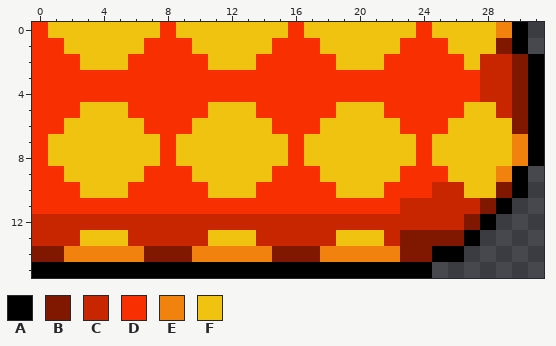
Edited in one commit: pixel-art sprite (Crisp Skies/block-761.png). Above: the version before the commit.
The file is 64x32 pixels, drawn in blocks of 2x2; one block is one cell here.
Palette (. is transparent): A #000000  B #801800  C #c82600  D #f82f00  E #f0820d  F #efc30f
Pixels before, first column x 0:
 0 DFFFFFFFDFFFFFFFDFFFFFFFDFFFFEA.
 1 DDFFFFFDDDFFFFFDDDFFFFFDDDFFFBA.
 2 DDDFFFDDDDDFFFDDDDDFFFDDDDDFCCBA
 3 DDDDDDDDDDDDDDDDDDDDDDDDDDDDCCBA
 4 DDDDDDDDDDDDDDDDDDDDDDDDDDDDCCBA
 5 DDDFFFDDDDDFFFDDDDDFFFDDDDDFFCBA
 6 DDFFFFFDDDFFFFFDDDFFFFFDDDFFFFBA
 7 DFFFFFFFDFFFFFFFDFFFFFFFDFFFFFEA
 8 DFFFFFFFDFFFFFFFDFFFFFFFDFFFFFEA
 9 DDFFFFFDDDFFFFFDDDFFFFFDDDFFFEA.
10 DDDFFFDDDDDFFFDDDDDFFFDDDCCFFBA.
11 DDDDDDDDDDDDDDDDDDDDDDDCCCCCBA..
12 CCCCCCCCCCCCCCCCCCCCCCCCCCCBA...
13 CCCFFFCCCCCFFFCCCCCFFFCBBBBA....
14 BBEEEEEBBBEEEEEBBBEEEEEBBAA.....
15 AAAAAAAAAAAAAAAAAAAAAAAAA.......
New version:
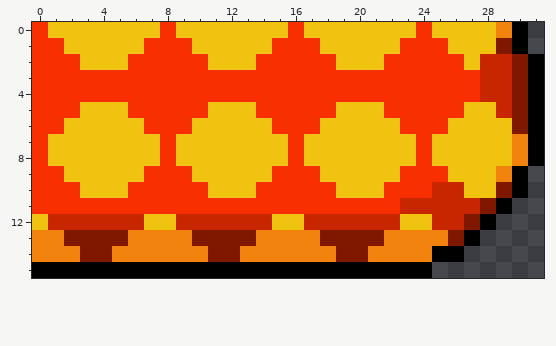
Changes in this commit:
Colour B replaces colour C in row 13 at x 2, 10 and 18.
Colour B replaces colour E in row 14 at x 3 to 4, 11 to 12 and 19 to 20.
Colour B replaces colour F in row 13 at x 3 to 5, 11 to 13 and 19 to 21.
Colour E replaces colour B in row 13 at x 23 to 25; in row 14 at x 0 to 1, 7 to 9, 15 to 17 and 23 to 24.
Colour E replaces colour C in row 13 at x 0 to 1, 6 to 9, 14 to 17 and 22.
Colour F replaces colour C in row 12 at x 0, 7 to 8, 15 to 16 and 23 to 24.
Boxes around the changes in both pictures, in picture pixels (x1, y1, x2, y2):
changed: (32, 214, 448, 262)
